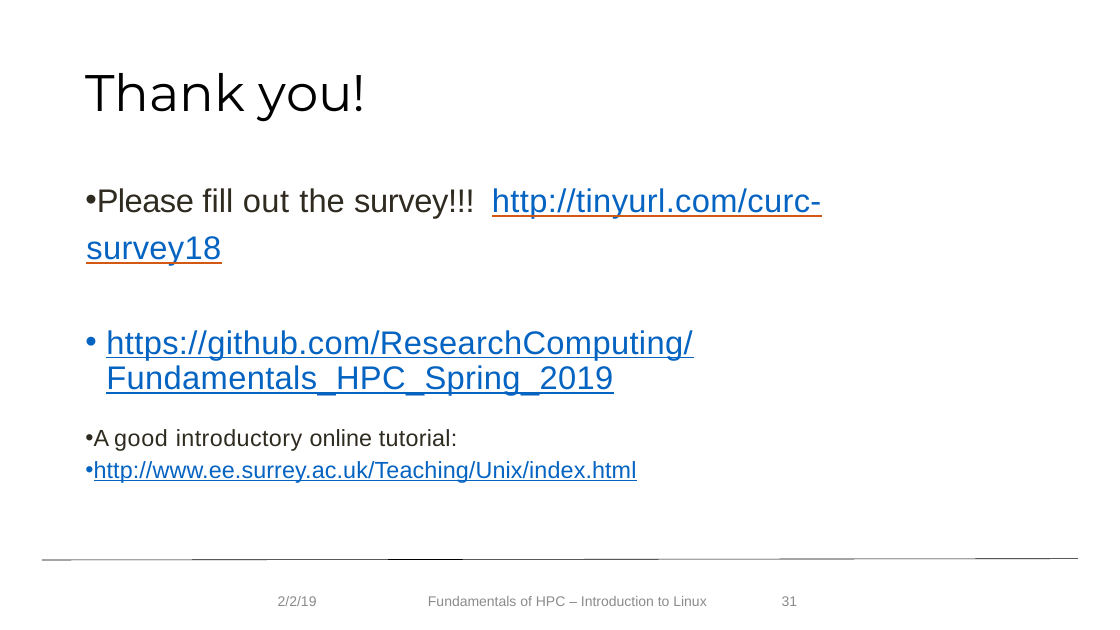
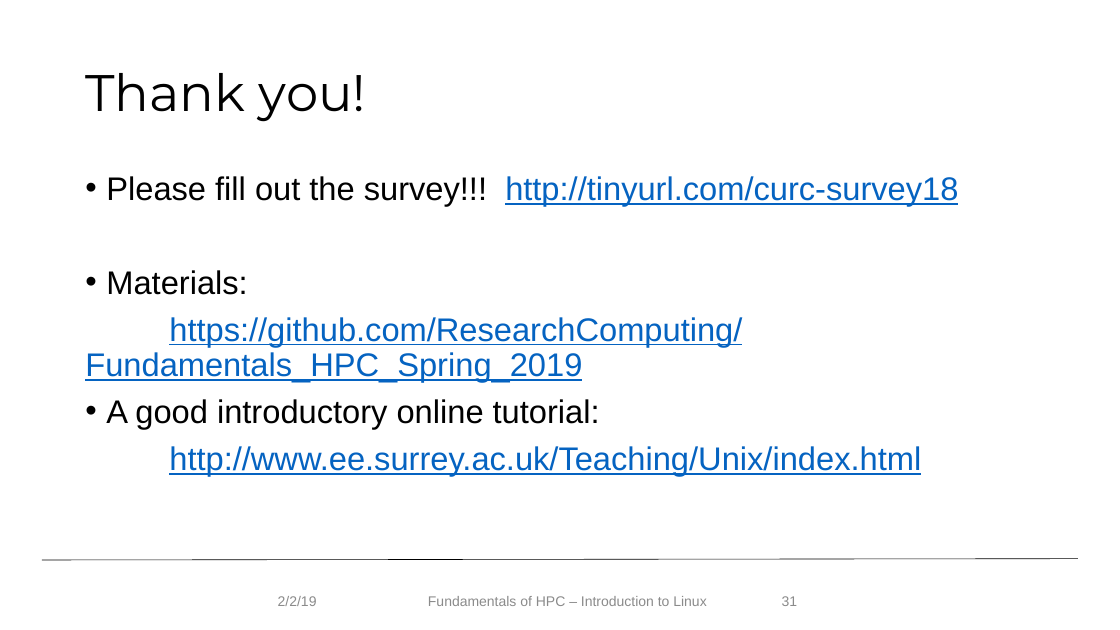
Before and after one commit to f1k4/Fundamentals_HPC_Spring_2019, a slide deck: slide 31 of IntroLinuxHPC19_spring_v2.pptx. Drawn at 1120x630 pixels with LibreOffice and Linux fonts; fonts in the diff are those of the drawing; background and template pictures are left out. Boxes give left, top, right and bottom in pixels: in the first picture for what was removed or moved away, otherwise in the second. Text is boxed around its words. In the diff, an @@ line names an element or a change of style, - is before the commit and + after.

```diff
--- a/IntroLinuxHPC19_spring_v2.pptx
+++ b/IntroLinuxHPC19_spring_v2.pptx
@@ text at bbox=[85, 176, 958, 476]: text colour #2F2B20 to #000000 in "Please fill out the survey!!!", "A good introductory online tutorial:"; letter spacing -0.4 to 0 pt in "Please"; letter spacing 0.1 to 0 pt in "fill the", "http://www.ee.surrey.ac.uk/Teaching/Unix/index.html"; letter spacing 0.5 to 0 pt in "out"; letter spacing -0.3 to 0 pt in "survey!!!"; letter spacing 0.3 to 0 pt in "http://tinyurl.com/curc-survey18", "https://github.com/ResearchComputing/Fundamentals_HPC_Spring ...", "introductory"; size 20 to 28 pt in "A good introductory online tutorial:", "http://www.ee.surrey.ac.uk/Teaching/Unix/index.html"; letter spacing -0.2 to 0 pt in "A"; letter spacing 0.6 to 0 pt in "good"; letter spacing 0.2 to 0 pt in "tutorial:"; indent changed; line spacing 1.2 to 0.9; more space between paragraphs; bullet • to none; less space between paragraphs @@
@@ text at bbox=[106, 270, 247, 295]: paragraph added @@
+• Materials:
```
Also in this commit, not shown: 26 other slides changed, 7 other files.
